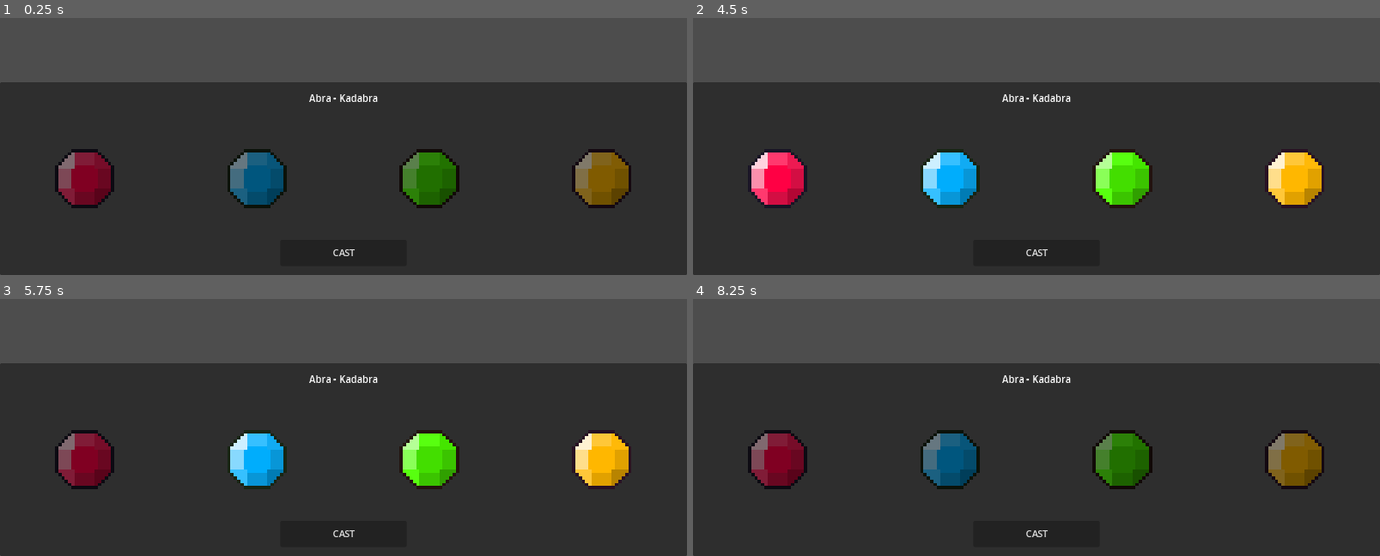
Above: before the commit, frames 1-4 (two rows, left to right).
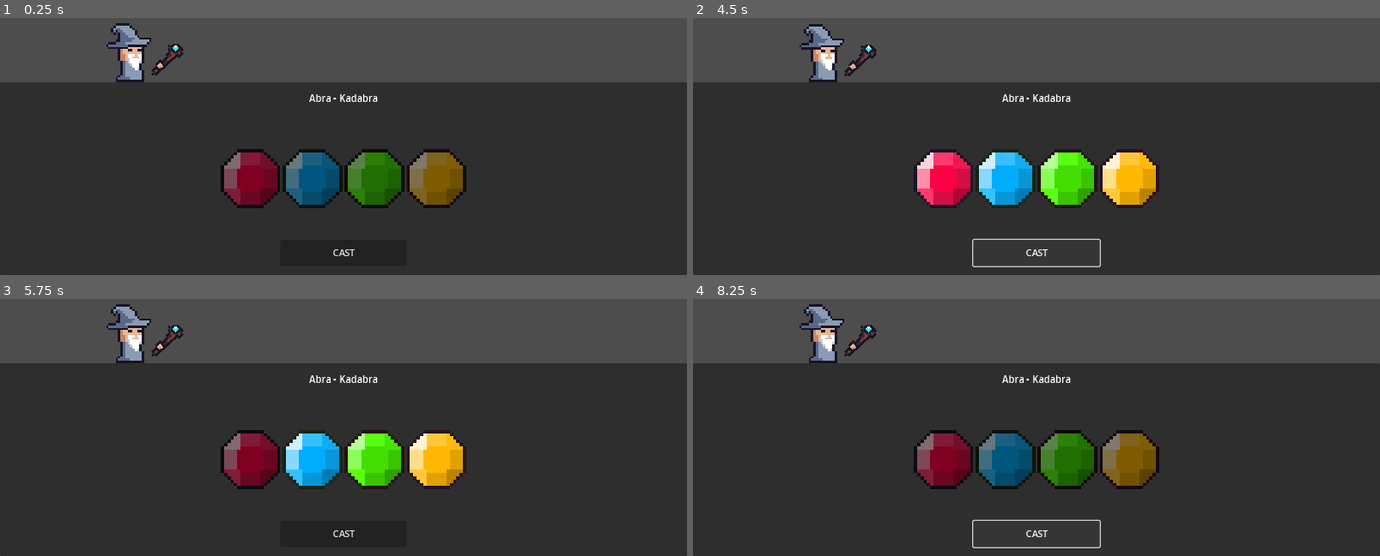
Above: after the commit, the same moments.

Repository: scorpion2000/PirateGameJam-2025
Game: Godot game, scene res://Main/spell_test.tscn
Same seed, same stepped clock (60 frames per second), same inputs: the game is played once before the commit and once after it. The project has no main scene, so this scene is started directly.
Inputs (mouse positions are in pixels of both pictures, inside the frame that each line leads up to; where the layout moved, square brackets give the same spot in the first picture):
- Up to frame 1 (0.25 s): no input
- Up to frame 2 (4.5 s): click "CAST" at 0.5 s; click (940, 177) [775, 177] at 1.25 s; click (1002, 177) [947, 177] at 2 s; click (1070, 177) [1118, 177] at 2.75 s; click (1132, 177) [1297, 177] at 3.5 s; click "CAST" at 4.25 s
- Up to frame 3 (5.75 s): click (247, 458) [82, 458] at 5 s
- Up to frame 4 (8.25 s): click (1002, 458) [947, 458] at 5.75 s; click (1070, 458) [1118, 458] at 6.5 s; click (1132, 458) [1297, 458] at 7.25 s; click "CAST" at 8 s

The runs differ from the first frame. In frame 1, 11% of the frame differs, in the area x 8-92%, y 2-74%; in frame 2, 11%; in frame 3, 11%; in frame 4, 11%, in the area x 8-92%, y 2-97%.
Error before the commit: Parse Error: Expected indented block after function declaration. (res://Scripts/Spells/spell_manager.gd:6)

Commit message:
Something

Diff:
--- a/Main/spell_test.tscn
+++ b/Main/spell_test.tscn
@@ -7,11 +7,13 @@
 [ext_resource type="Texture2D" uid="uid://4je1tc6khmer" path="res://UI/SpellCastingUI/blue_gem.tres" id="3_vnb7f"]
 [ext_resource type="Texture2D" uid="uid://bbep5mcf7b8g8" path="res://UI/SpellCastingUI/green_gem.tres" id="4_ed341"]
 [ext_resource type="Texture2D" uid="uid://b0l35m8anfghp" path="res://UI/SpellCastingUI/yellow_gem.tres" id="5_alpjs"]
+[ext_resource type="PackedScene" uid="uid://cicwwp7spnimn" path="res://Entities/Wizard/wizard.tscn" id="8_nlg1d"]
 
 [node name="SpellTest" type="Node2D"]
 script = ExtResource("1_cwvrp")
 
 [node name="Camera2D" type="Camera2D" parent="."]
+zoom = Vector2(4, 4)
 
 [node name="CanvasLayer" type="CanvasLayer" parent="."]
 
@@ -56,9 +58,15 @@
 
 [node name="HBoxContainer" type="HBoxContainer" parent="CanvasLayer/SpellPanel"]
 layout_mode = 1
-anchors_preset = 15
-anchor_right = 1.0
-anchor_bottom = 1.0
+anchors_preset = 8
+anchor_left = 0.5
+anchor_top = 0.5
+anchor_right = 0.5
+anchor_bottom = 0.5
+offset_left = -206.0
+offset_top = -50.0
+offset_right = 206.0
+offset_bottom = 50.0
 grow_horizontal = 2
 grow_vertical = 2
 
@@ -89,3 +97,6 @@
 size_flags_horizontal = 6
 size_flags_vertical = 4
 icon = ExtResource("5_alpjs")
+
+[node name="Wizard" parent="." instance=ExtResource("8_nlg1d")]
+position = Vector2(-90, 0)
--- a/Scripts/Spells/spell_manager.gd
+++ b/Scripts/Spells/spell_manager.gd
@@ -4,3 +4,4 @@
 	await get_tree().process_frame
 
 func generate_spell():
+	pass
Not shown: 1 places in Main/spell_test.tscn that only renumber resources
